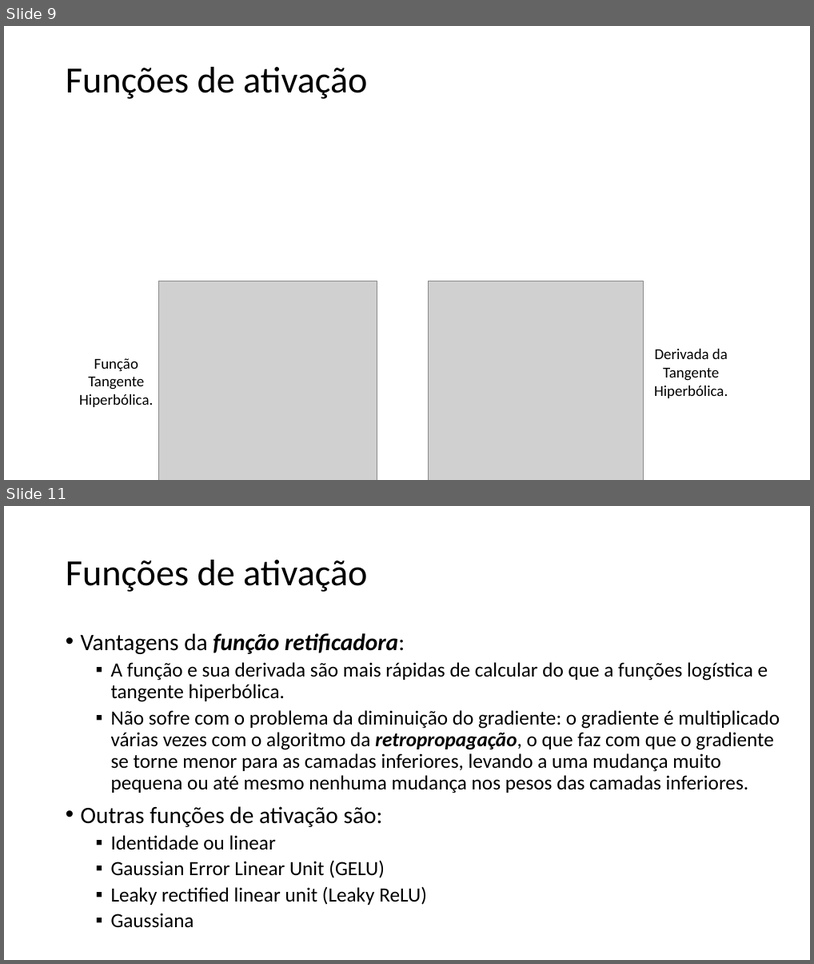
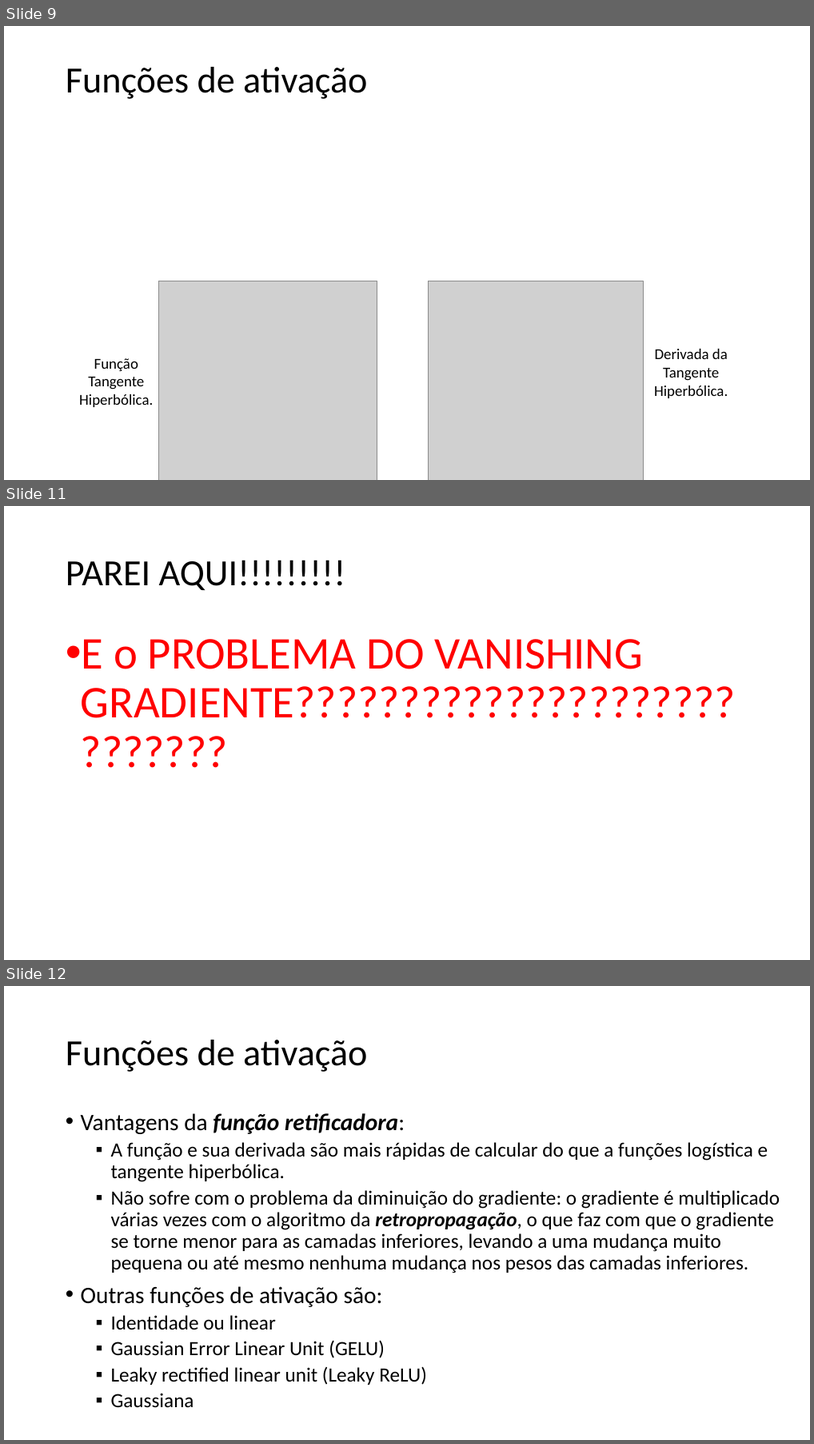
Before and after one commit to zz4fap/t320_aprendizado_de_maquina, a slide deck: slides/T320_Redes_Neurais_Artificiais (Parte II).pptx. Shown one above the other, each under a label of ours: slides 9 and 11 before the commit, slides 9, 11 and 12 after it; the slides between them are not shown. The pictures are 814x964 and 814x1444 pixels, drawn with LibreOffice and Linux fonts; fonts in the diff are those of the drawing; grey boxes stand for pictures. Boxes give left, top, right and bottom in pixels: in the first picture for what was removed or moved away, otherwise in the second. Text is boxed around its words. In the diff, an @@ line names an element or a change of style, - is before the commit and + after.

```diff
--- a/slides/T320_Redes_Neurais_Artificiais (Parte II).pptx
+++ b/slides/T320_Redes_Neurais_Artificiais (Parte II).pptx
@@ slide 11 added at [4, 506, 810, 960], background #FFFFFF @@
@@ title added at [66, 560, 346, 590], 44 pt, text #000000 @@
+PAREI AQUI!!!!!!!!!
@@ text added at [81, 639, 736, 718], 54 pt, text #FF0000 @@
+• E o PROBLEMA DO VANISHING GRADIENTE????????????????????????????
@@ what was slide 11 is now slide 12 @@
```
Also in this commit, not shown: 5 slides changed, 1 other slide added, 1 slide removed.
